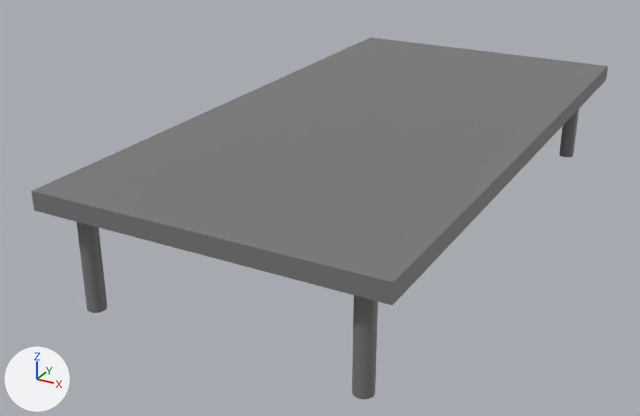
An edit to the COLLADA model CustomRobots/ackermann_logistic_robot/models/ackermann_logistic_robot/meshes/platform.dae, drawn before and after from the same camera.
Both versions are drawn from a 50 mm camera at (1.27, -2.74, 1.0) aimed at (-0.14, -0.16, -0.29). Every picture has the same lights, and +X, +Y and +Z are marked at lower left. Where no turn or scale is listed for an object, it has been applied to the vertices.

Objects in the first picture: 'platform'.
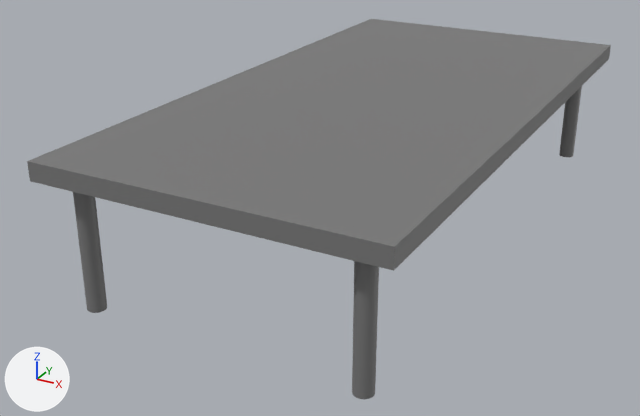
The newer file is also rescaled (x0.8), turned or shifted as a whole; pictures and numbers use the older file's frame.

The change, as a diff of the scene's bpy script:
```diff
--- a/CustomRobots/ackermann_logistic_robot/models/ackermann_logistic_robot/meshes/platform.dae.py
+++ b/CustomRobots/ackermann_logistic_robot/models/ackermann_logistic_robot/meshes/platform.dae.py
@@ me_cube_004 @@
 me_cube_004.from_pydata(...)  # 264 vertices, 508 faces; spans x -0.56..0.56, y -1.1..1.1, z -0.36..0.03
 # used by ob_platform; location = (0.0, 0.0, 0.0)
+# me_cube_004 part 1: the loose piece of 8 vertices spanning x -0.56..0.56, y -1.1..1.1, z -0.03..0.03 is moved by (0.0, 0.0, 0.09)
+# me_cube_004 part 2: the loose piece of 64 vertices spanning x -0.48..-0.42, y -1.04..-0.98, z -0.36..0.0 is scaled about its middle by (1, 1, 1.22), then moved by (0.0, 2.02, 0.04)
+# me_cube_004 part 3: the loose piece of 64 vertices spanning x 0.42..0.48, y -1.04..-0.98, z -0.36..0.0 is scaled about its middle by (1, 1, 1.22), then moved by (0.0, 2.02, 0.04)
+# me_cube_004 part 4: the loose piece of 64 vertices spanning x -0.48..-0.42, y 0.98..1.04, z -0.36..0.0 is scaled about its middle by (1, 1, 1.22), then moved by (0.0, -2.02, 0.04)
+# me_cube_004 part 5: the loose piece of 64 vertices spanning x 0.42..0.48, y 0.98..1.04, z -0.36..0.0 is scaled about its middle by (1, 1, 1.22), then moved by (0.0, -2.02, 0.04)
 me_cube_004.materials.append(mat_material_001)
```

Pixel boxes [x1, y1, x2, y2] of what changed, in the pictures (640 x 416 px; the box of a moved part takes in the faces that stretch with it):
'platform', reshaped
    before: [31, 37, 608, 399]
    after: [27, 19, 611, 399]
part 1 of me_cube_004, moved or reshaped
    before: [31, 37, 608, 305]
    after: [27, 19, 611, 271]
part 2 of me_cube_004, moved or reshaped (not visible afterwards)
    before: [77, 222, 107, 313]
part 3 of me_cube_004, moved or reshaped
    before: [352, 295, 378, 399]
    after: [559, 86, 582, 157]
part 4 of me_cube_004, moved or reshaped (not visible before)
    after: [73, 192, 107, 313]
part 5 of me_cube_004, moved or reshaped
    before: [559, 109, 579, 157]
    after: [352, 261, 379, 399]
